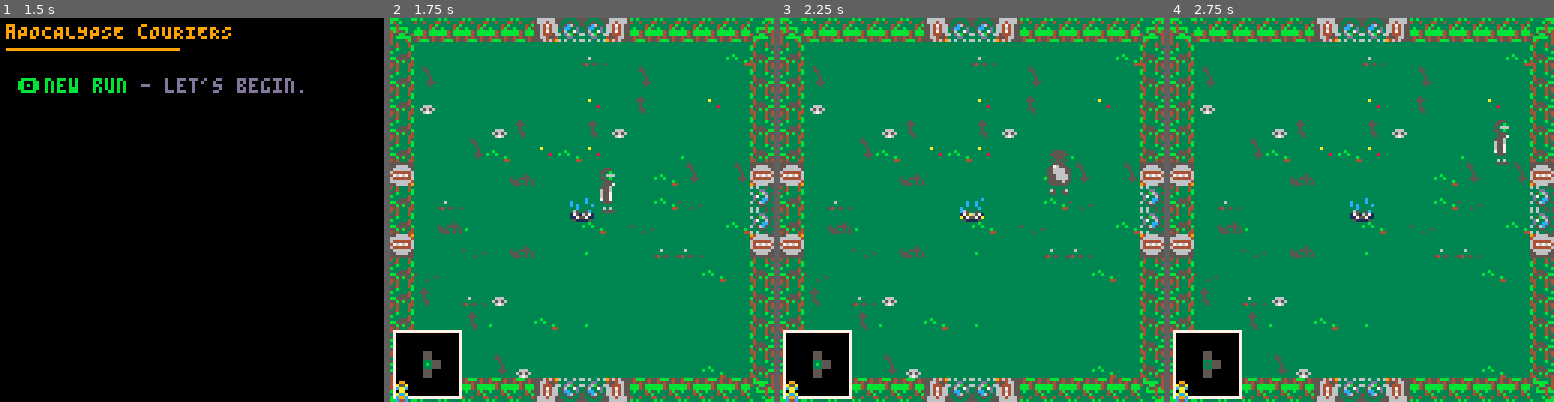
Above: before the commit, frames 1-4 (left to right).
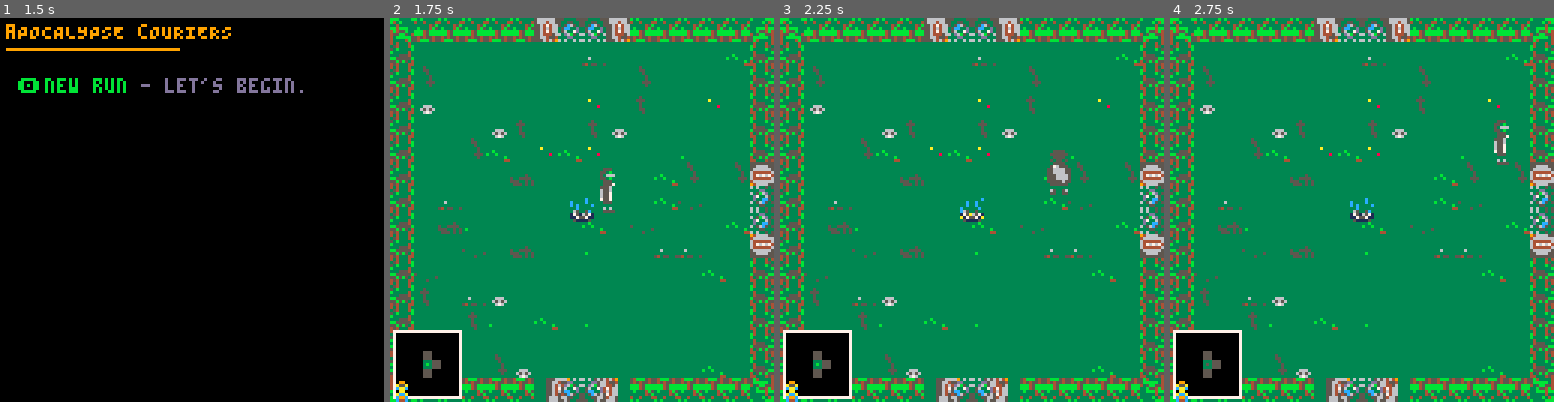
Above: after the commit, the same moments.

Repository: robertvargas-irq/gamedev-pico8-game-source
Game: PICO-8 cartridge apocalypse_couriers.p8
The game is run twice, just before and just after one commit, with the same random seed, the same clock (stepped at 60 frames per second) and the same inputs.
Inputs:
- Up to frame 1 (1.5 s): tap X (X key) at 0.33, 1.07 s; tap O (Z key) at 0.7 s
- Up to frame 2 (1.75 s): hold Right from 1.6 s (still down); tap O (Z key) at 1.7 s
- Up to frame 3 (2.25 s): tap X (X key) at 1.85 s; release Right at 2.1 s; tap O (Z key) at 2.1 s; hold Up from 2.15 s (still down)
- Up to frame 4 (2.75 s): release Up at 2.42 s; hold Right from 2.47 s (still down); tap O (Z key) at 2.5 s

Frame 1 is identical in both runs. In frame 2, 1.8% of the frame differs, in the area x 0-63%, y 0-100%; in frame 3, 1.8%; in frame 4, 1.8%.

Commit message:
Walls now render seamlessly on inaccessible rooms

Diff:
--- a/scenes/level_play.lua
+++ b/scenes/level_play.lua
@@ -148,53 +148,19 @@
 
     -- render walls
     for i=8,112,8 do
-        -- render path walls
-        if i==p_wall_1 then
-            -- left and right upper
-            spr(spr_off+corner_y,0,p_wall_1,1,1,false,true)
-            spr(spr_off+corner_y,120,p_wall_1,1,1,true,true)
-            -- set map collision
-            mset(0,p_wall_1/8,globals.blocking_spr)
-            mset(120/8,p_wall_1/8,globals.blocking_spr)
-
-            -- top and bottom left-most
-            spr(spr_off+corner_x,p_wall_1,0,1,1,false,false)
-            spr(spr_off+corner_x,p_wall_1,120,1,1,false,true)
-            -- set map collision
-            mset(p_wall_1/8,0,globals.blocking_spr)
-            mset(p_wall_1/8,120/8,globals.blocking_spr)
-        -- render adjacent path walls
-        elseif i==p_wall_2 then
-            -- left and right lower
-            spr(spr_off+corner_y,0,p_wall_2,1,1,false,false)
-            spr(spr_off+corner_y,120,p_wall_2,1,1,true,false)
-            -- set map collision
-            mset(0,p_wall_2/8,globals.blocking_spr)
-            mset(120/8,p_wall_2/8,globals.blocking_spr)
-
-            -- top and bottom right-most
-            spr(spr_off+corner_x,p_wall_2,0,1,1,true,false)
-            spr(spr_off+corner_x,p_wall_2,120,1,1,true,true)
-            -- set map collision
-            mset(p_wall_2/8,0,globals.blocking_spr)
-            mset(p_wall_2/8,120/8,globals.blocking_spr)
         -- render walls solidly if not at the half-way point
-        elseif i~=mid and i~=mid+8 then
+        if i<mid-8 or i>mid+16 then
             -- top and bottom rows
             spr(spr_off+wall_x,i,0,1,1,false,false)
             spr(spr_off+wall_x,i,120,1,1,false,true)
-            -- set map collision
-            mset(i/8,0,globals.blocking_spr)
-            mset(i/8,120/8,globals.blocking_spr)
 
             -- left and right columns
             spr(spr_off+wall_y,0,i,1,1,false,false)
             spr(spr_off+wall_y,120,i,1,1,true,false)
-            -- set map collision
-            mset(0,i/8,globals.blocking_spr)
-            mset(120/8,i/8,globals.blocking_spr)
+
         -- half-way point; check if pathways are available
-        else
+        elseif i==mid-8 then
+
             -- check each direction for an adjacent room
             for dir in all(dirs) do
                 -- if there is NOT a room adjacent, spawn wall sprites
@@ -202,15 +168,35 @@
                 if level.active:get_room(x+dx,y+dy)==nil then
                     -- use wall sprite as blocker
                     if dx==1 then
+                        -- edges
+                        spr(spr_off+wall_y,i_x1,i_y1-8,1,1,true)
+                        spr(spr_off+wall_y,i_x2,i_y2+8,1,1,true)
+
+                        -- middle
                         spr(spr_off+wall_y,i_x1,i_y1,1,1,true)
                         spr(spr_off+wall_y,i_x2,i_y2,1,1,true)
                     elseif dx==-1 then
+                        -- edges
+                        spr(spr_off+wall_y,i_x1,i_y1-8,1,1)
+                        spr(spr_off+wall_y,i_x2,i_y2+8,1,1)
+
+                        -- middle
                         spr(spr_off+wall_y,i_x1,i_y1,1,1)
                         spr(spr_off+wall_y,i_x2,i_y2,1,1)
                     elseif dy==1 then
+                        -- edges
+                        spr(spr_off+wall_x,i_x1-8,i_y1,1,1,false,true)
+                        spr(spr_off+wall_x,i_x2+8,i_y2,1,1,false,true)
+
+                        -- middle
                         spr(spr_off+wall_x,i_x1,i_y1,1,1,false,true)
                         spr(spr_off+wall_x,i_x2,i_y2,1,1,false,true)
                     else --dy==-1
+                        -- edges
+                        spr(spr_off+wall_x,i_x1-8,i_y1,1,1)
+                        spr(spr_off+wall_x,i_x2+8,i_y2,1,1)
+
+                        -- middle
                         spr(spr_off+wall_x,i_x1,i_y1,1,1)
                         spr(spr_off+wall_x,i_x2,i_y2,1,1)
                     end
@@ -220,17 +206,37 @@
                 -- there is a room adjacent, spawn tele-pads
                 else
                     if dx==1 then
+                        -- edges
+                        spr(spr_off+corner_y,i_x1,i_y1-8,1,1,true,true)
+                        spr(spr_off+corner_y,i_x2,i_y2+8,1,1,true)
+
+                        -- middle
                         spr(spr_off+tp_x,i_x1,i_y1,1,1,true)
                         spr(spr_off+tp_x,i_x2,i_y2,1,1,true)
 
                     elseif dx==-1 then
+                        -- edges
+                        spr(spr_off+corner_y,i_x1,i_y1-8,1,1,false,true)
+                        spr(spr_off+corner_y,i_x2,i_y2+8,1,1)
+
+                        -- middle
                         spr(spr_off+tp_x,i_x1,i_y1,1,1)
                         spr(spr_off+tp_x,i_x2,i_y2,1,1)
 
                     elseif dy==1 then
+                        -- edges
+                        spr(spr_off+corner_x,i_x1-4,i_y1,1,1,false,true)
+                        spr(spr_off+corner_x,i_x2+4,i_y2,1,1,false,true)
+
+                        -- middle
                         spr(spr_off+tp_y,i_x1,i_y1,1,1)
                         spr(spr_off+tp_y,i_x2,i_y2,1,1)
                     else --dy==-1
+                        -- edges
+                        spr(spr_off+corner_x,i_x1-8,i_y1,1,1)
+                        spr(spr_off+corner_x,i_x2+8,i_y2,1,1)
+
+                        -- middle
                         spr(spr_off+tp_y,i_x1,i_y1,1,1,false,true)
                         spr(spr_off+tp_y,i_x2,i_y2,1,1,false,true)
                     end
